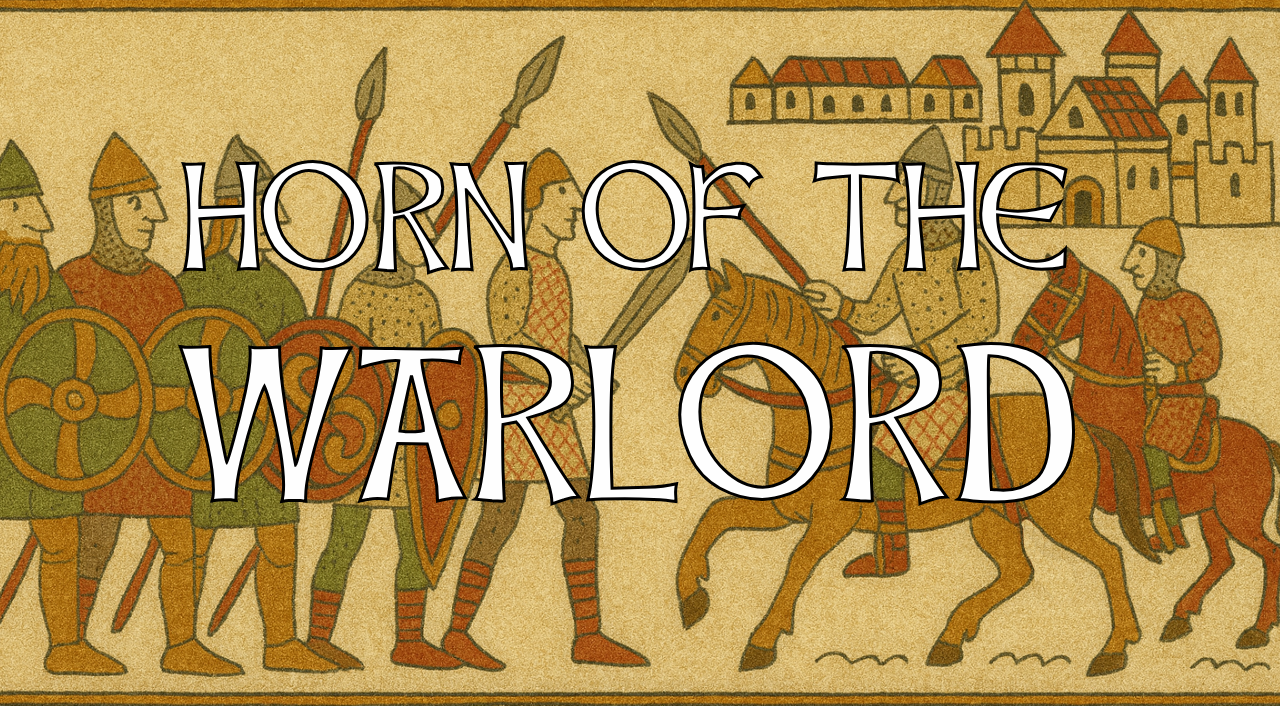
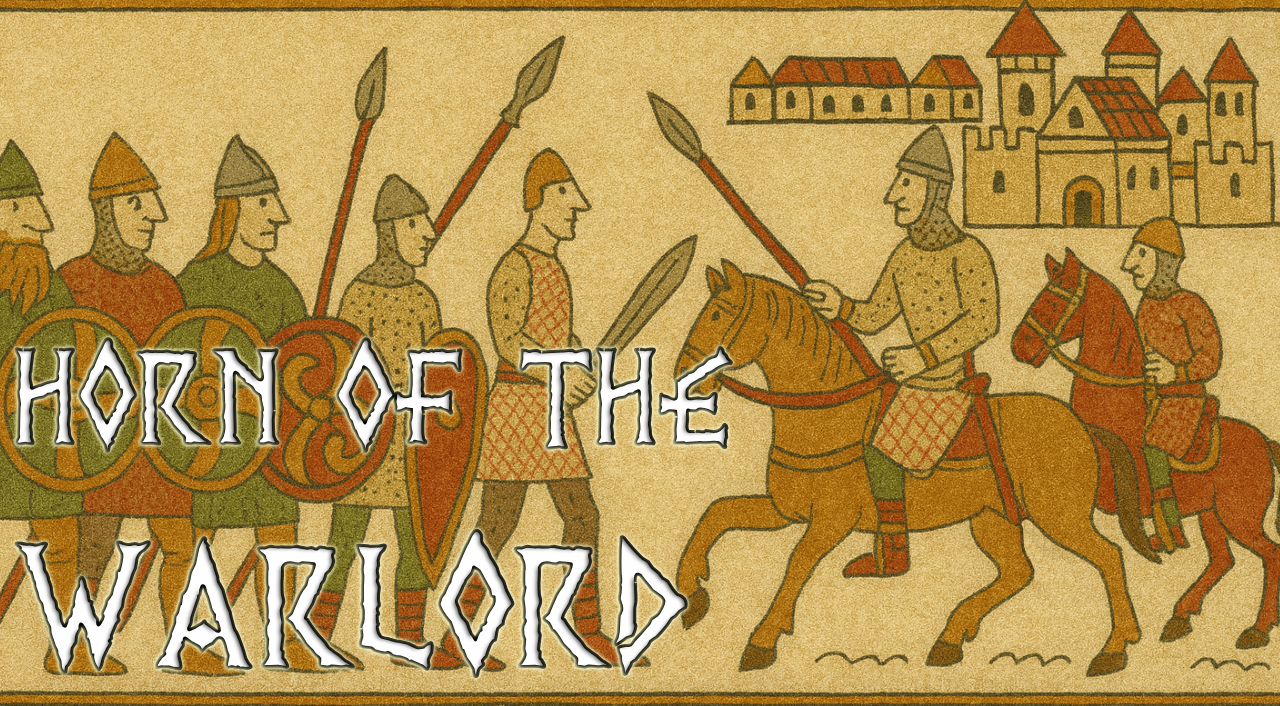
Two versions of the same layered image (1280×706). Layer-by-layer changes:
added layer "HORN OF THE WARLORD" (1st of 2) above "HORN OF THE WARLORD" over <box>14,337,733,678</box>
hid "HORN OF THE WARLORD" (2nd of 2) over <box>178,160,1075,506</box>